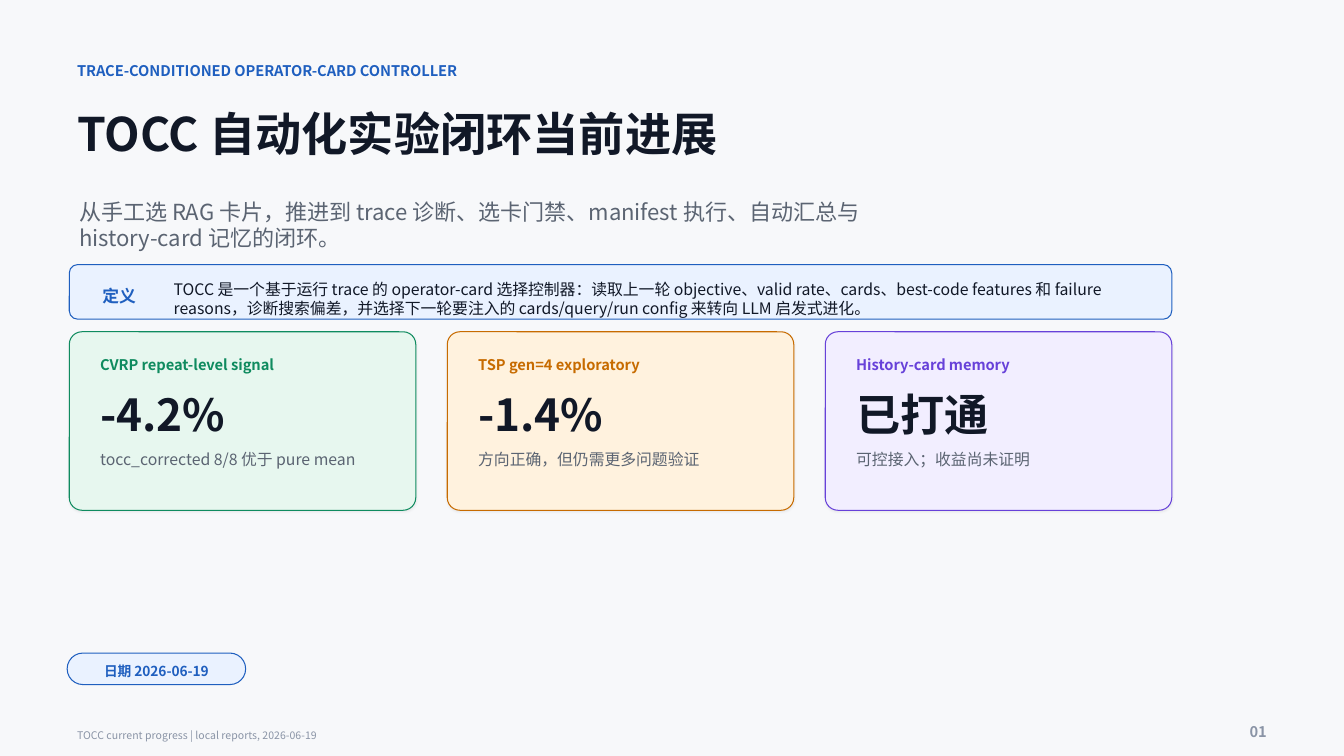
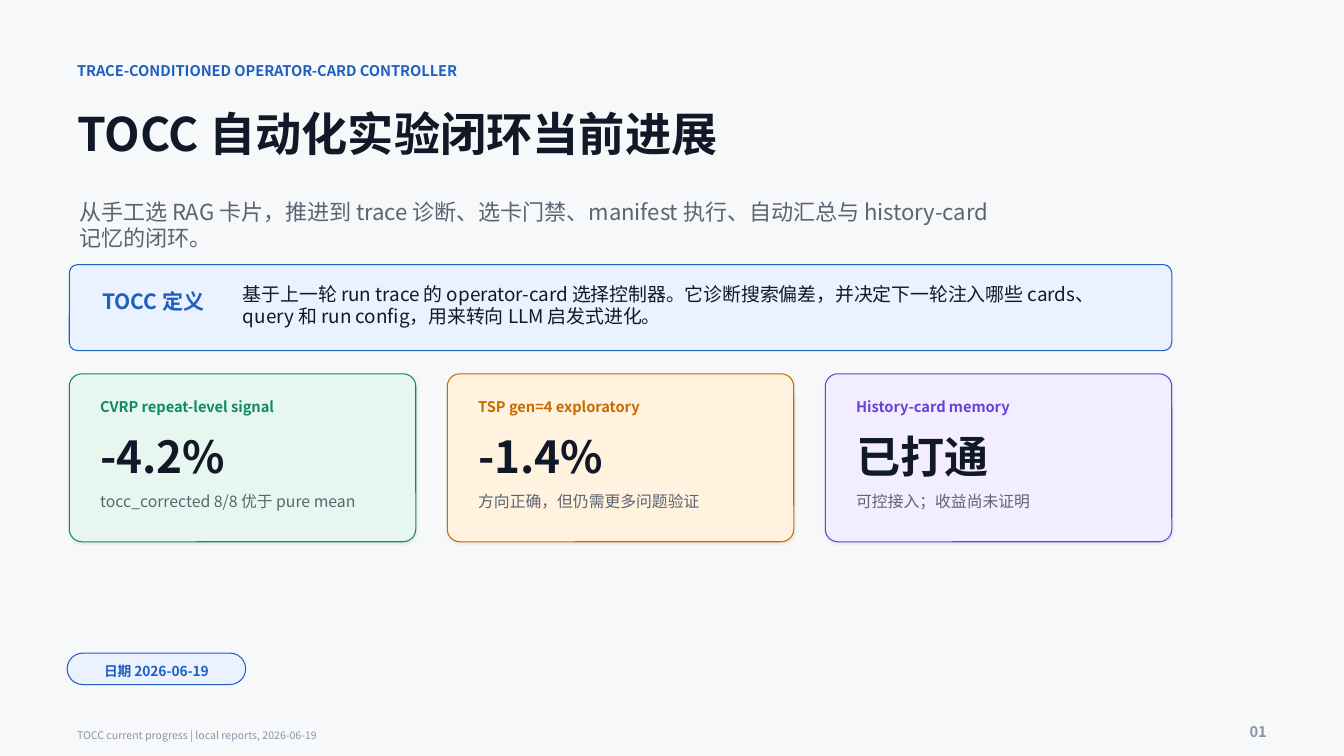
Before and after one commit to gjd12345/agent_go, a slide deck: slide 1 of eoh_go_workspace/reports/auto_experiment_reports/tocc_current_progress_20260619.pptx. Drawn at 1344x756 pixels with LibreOffice and Linux fonts; fonts in the diff are those of the drawing. Boxes give left, top, right and bottom in pixels: in the first picture for what was removed or moved away, otherwise in the second. Text is boxed around its words. In the diff, an @@ line names an element or a change of style, - is before the commit and + after.

Commit message:
docs(tocc): enlarge deck definition text

```diff
--- a/eoh_go_workspace/reports/auto_experiment_reports/tocc_current_progress_20260619.pptx
+++ b/eoh_go_workspace/reports/auto_experiment_reports/tocc_current_progress_20260619.pptx
@@ text "从手工选 RAG 卡片，推进到 trace 诊断、选卡门禁、manifest ..." rewrapped from (79,201,859,251) to (79,201,988,248) @@
@@ rounded rectangle: place and size @@
-rounded rectangle at (70,264,1173,319)
+rounded rectangle at (70,264,1173,350)
@@ text at (102,291,204,311): text changed; size 12 to 15 pt @@
-定义
+TOCC 定义
@@ text at (243,285,1094,328): text changed; size 11.2 to 13.5 pt @@
-TOCC 是一个基于运行 trace 的 operator-card 选择控制器：读取上一轮 objective、valid rate、cards、best-code features 和 failure reasons，诊断搜索偏差，并选择下一轮要注入的 cards/query/run config 来转向 LLM 启发式进化。
+基于上一轮 run trace 的 operator-card 选择控制器。它诊断搜索偏差，并决定下一轮注入哪些 cards、query 和 run config，用来转向 LLM 启发式进化。
@@ rounded rectangle: place and size @@
-rounded rectangle at (70,332,416,510)
+rounded rectangle at (70,374,416,542)
@@ rounded rectangle: place and size @@
-rounded rectangle at (448,332,795,510)
+rounded rectangle at (448,374,795,542)
@@ proportions changed in 4 elements at (70,264,1173,350), (70,374,416,542), (448,374,795,542), (826,374,1173,542) @@
@@ rounded rectangle: place and size @@
-rounded rectangle at (826,332,1173,510)
+rounded rectangle at (826,374,1173,542)
@@ 9 texts: place and size @@
-9 texts at (100,358,1030,469)
+9 texts at (100,400,1030,511)
```
Also in this commit, not shown: 1 other slide changed.
